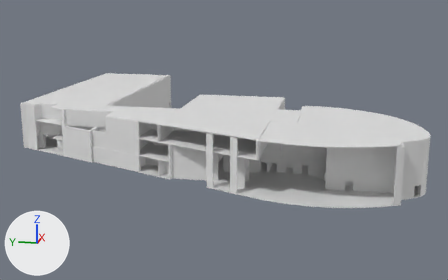
What one commit did to the FBX model VR-Tour-Project/Assets/Project Assets/Models/inb.fbx.
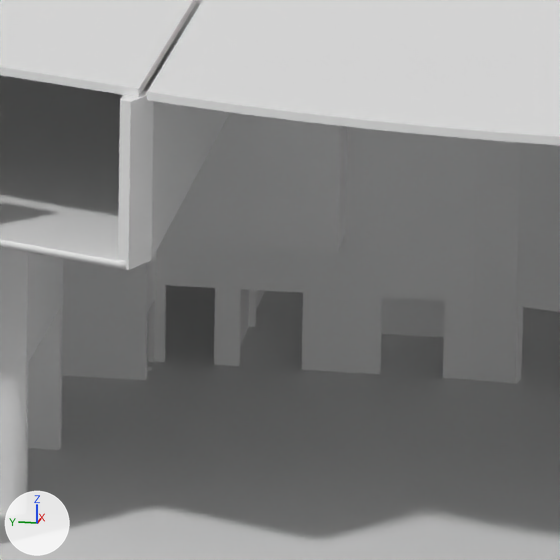
Old and new are each drawn whole from a 50 mm camera at (-164.7, -14.2, 42.7) aimed at (0.5, 18.9, 1.3) and again close up on the part from 54% to 68% of the width and 46% to 69% of the height. Arrows for +X, +Y and +Z are at lower left; the lights stay in place. Where no turn or scale is listed for an object, it has been applied to the vertices. Vertices at the same position are counted once.

In view in the first close-up: 'FLOOR-0', 'FLOOR-0-WALLS', 'FLOOR-1-WALLS', 'FLOOR-2', 'FLOOR-2-WALLS', 'FLOOR-3'.
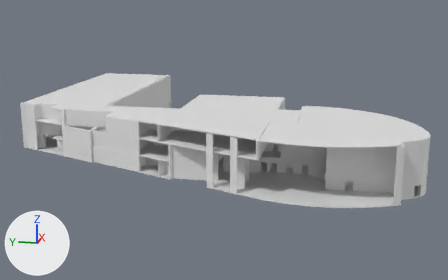
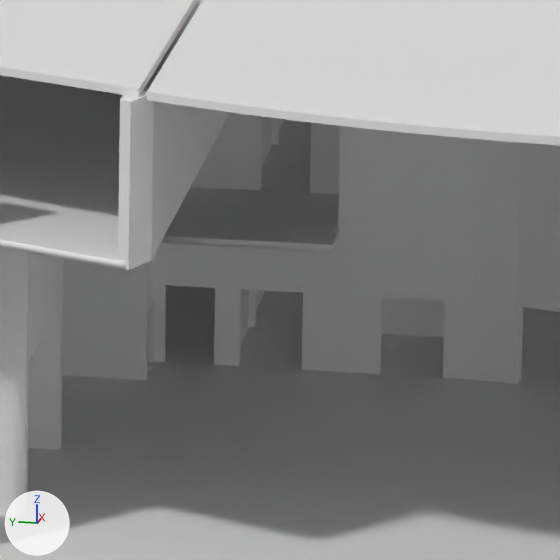
What the commit changed:
me_cube_004 is used by ob_floor_1_walls; location (0.0, 0.0, 6.1).
me_cube_004 had 3166 vertices, 2992 faces and spanned x -41.8..48.3, y -31.8..72.3, z -2.1..2.0.
me_cube_004 now has 3154 vertices, 2980 faces and spans x -41.8..48.3, y -31.8..72.3, z -2.1..2.0.
Part 1, on me_cube_004:
12 vertices are removed from x -25.3..-25.0, y 0.2..5.2, z -2.1..2.0.
13 faces are deleted.
1 new face joins them.

Changed parts and their boxes (x1, y1, x2, y2) in the close-ups (560 x 560 px):
part 1 of me_cube_004, cut back: before (160, 112, 348, 253); after (338, 126, 348, 235)
'FLOOR-1', unchanged, uncovered by the edit: after (161, 121, 340, 252)
